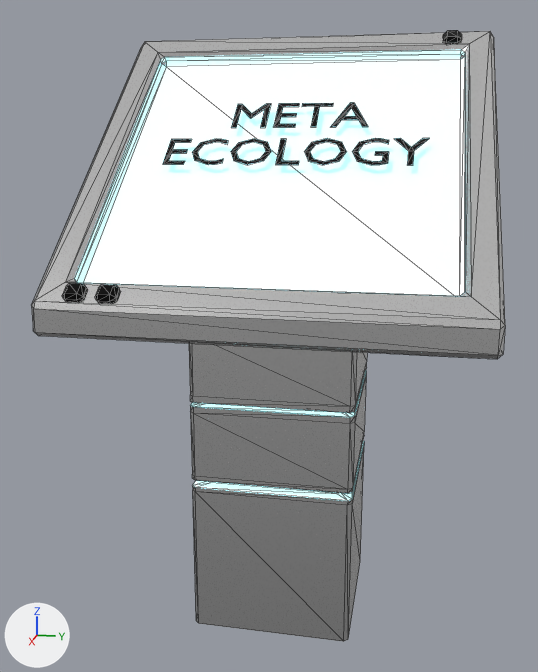
The glTF model monitor.glb, before and after one commit.
Rendered twice from a 50 mm camera at (3.7, 0.65, 2.39) aimed at (0.03, -0.08, 1.47). Arrows for +X, +Y and +Z are at lower left; the lights stay in place. Mesh edges are drawn as thin lines. Where no turn or scale is listed for an object, it has been applied to the vertices.

Objects in the first picture: 'Cube', 'Text'.
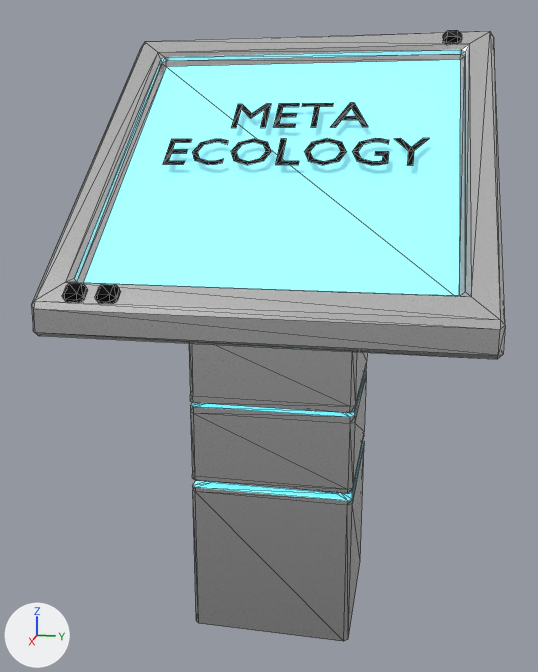
Commit message: Изменил яркость монитора

Where the change shows, as pixel boxes (x1, y1, x2, y2) in the pictures (538 x 672 px):
'Cube', recoloured (white to cyan): (71, 46, 472, 504) in both

What changed in the scene script:
```text
Change mat_material_008:
    mat_material_008.base_color: (0.8, 0.8, 0.8) -> (0.307, 0.898, 1.0)  # white #e7e7e7 -> cyan #96f3ff
    mat_material_008.emission_color: (0.265, 0.862, 1.0) -> (0.0975, 0.324, 0.376)  # cyan #8defff -> cyan #589aa5
```
